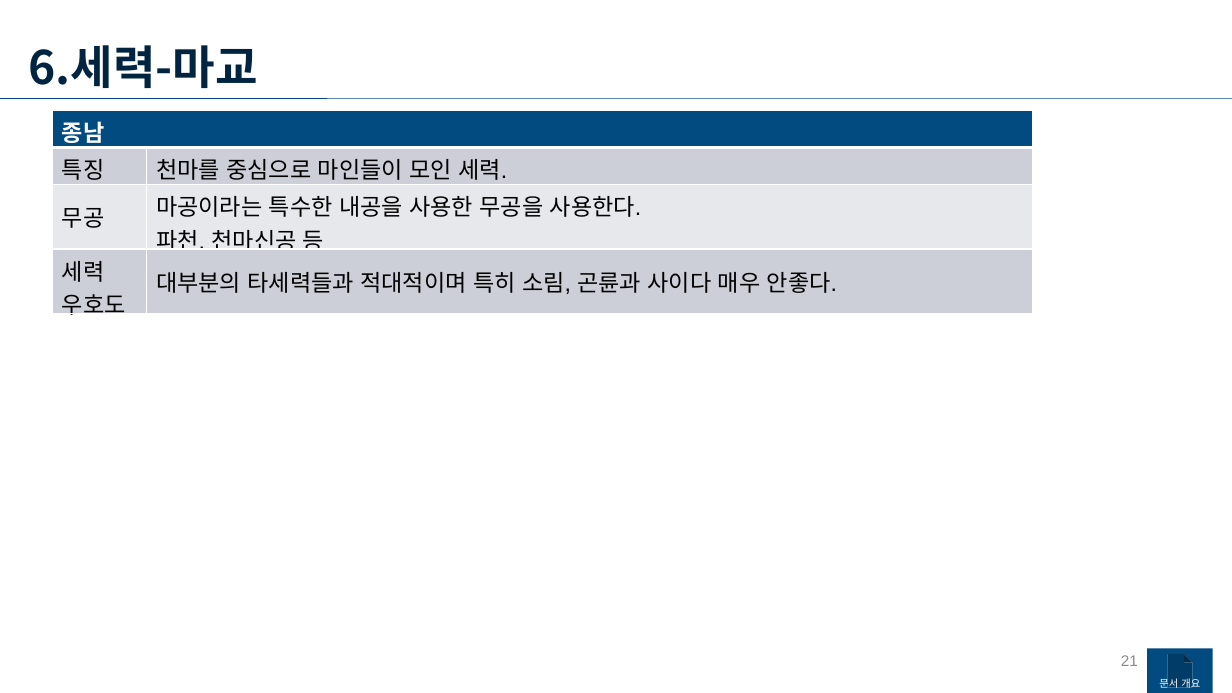
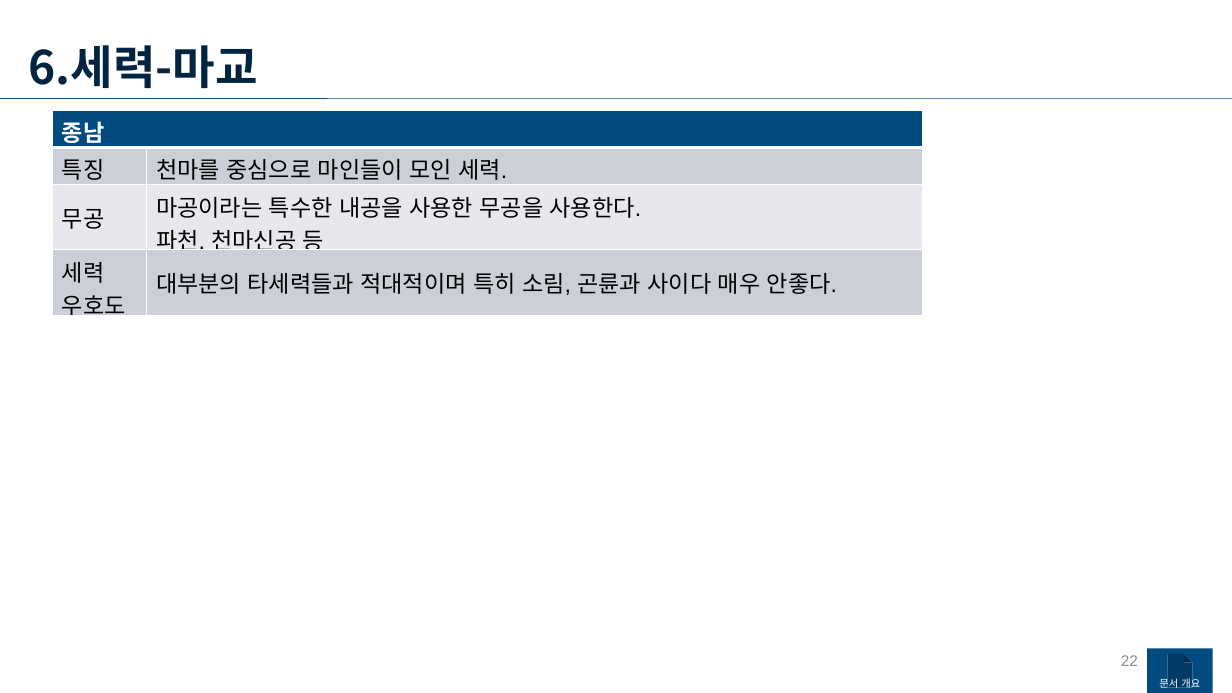
Before and after one commit to yjk0401/unityenginebasic_9th, a slide deck: slide 22 of 기획/메인 기획서.pptx (slide 21 before the commit). Drawn at 1232x693 pixels with LibreOffice and Linux fonts; fonts in the diff are those of the drawing. Boxes give left, top, right and bottom in pixels: in the first picture for what was removed or moved away, otherwise in the second. Text is boxed around its words. In the diff, an @@ line names an element or a change of style, - is before the commit and + after.

```diff
--- a/기획/메인 기획서.pptx
+++ b/기획/메인 기획서.pptx
@@ table at (53, 110, 923, 324) @@
@@ list level 1 to 2 in "종남" @@
@@ table: place and size @@
-table at (53, 110, 1033, 323)
+table at (53, 110, 923, 324)
@@ page number at (1121, 655, 1138, 666): text changed @@
-21
+22
```
Also in this commit, not shown: 11 other slides changed, 3 slides added, 3 other files.
